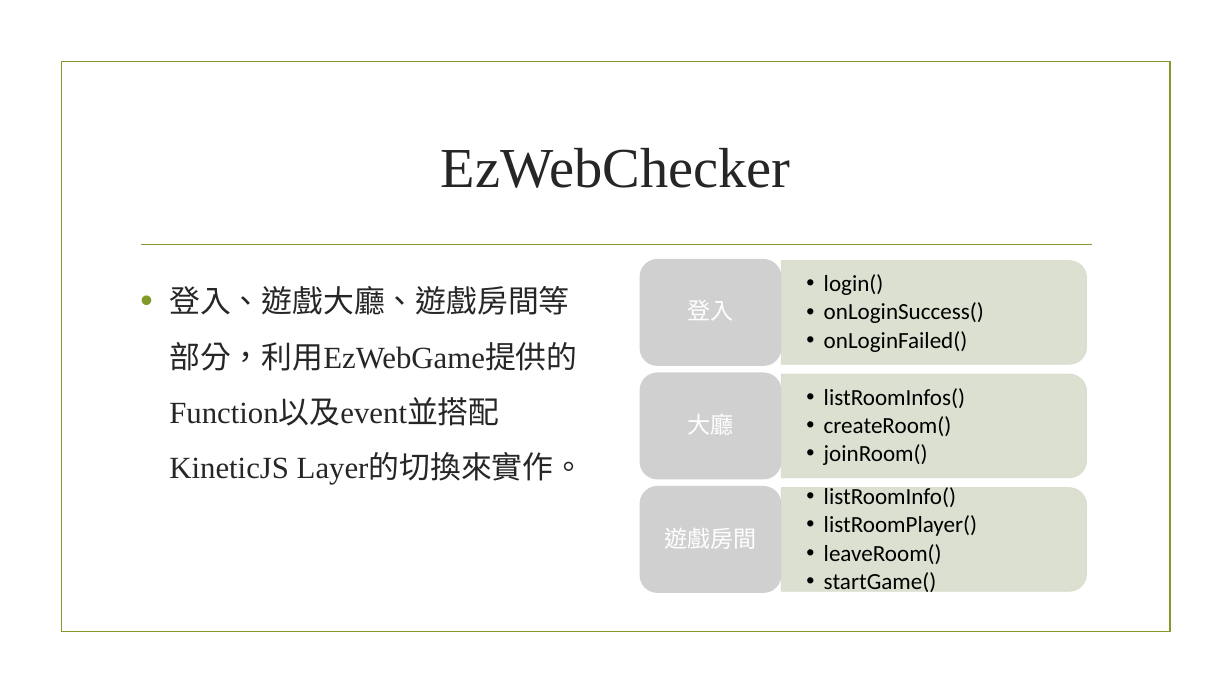
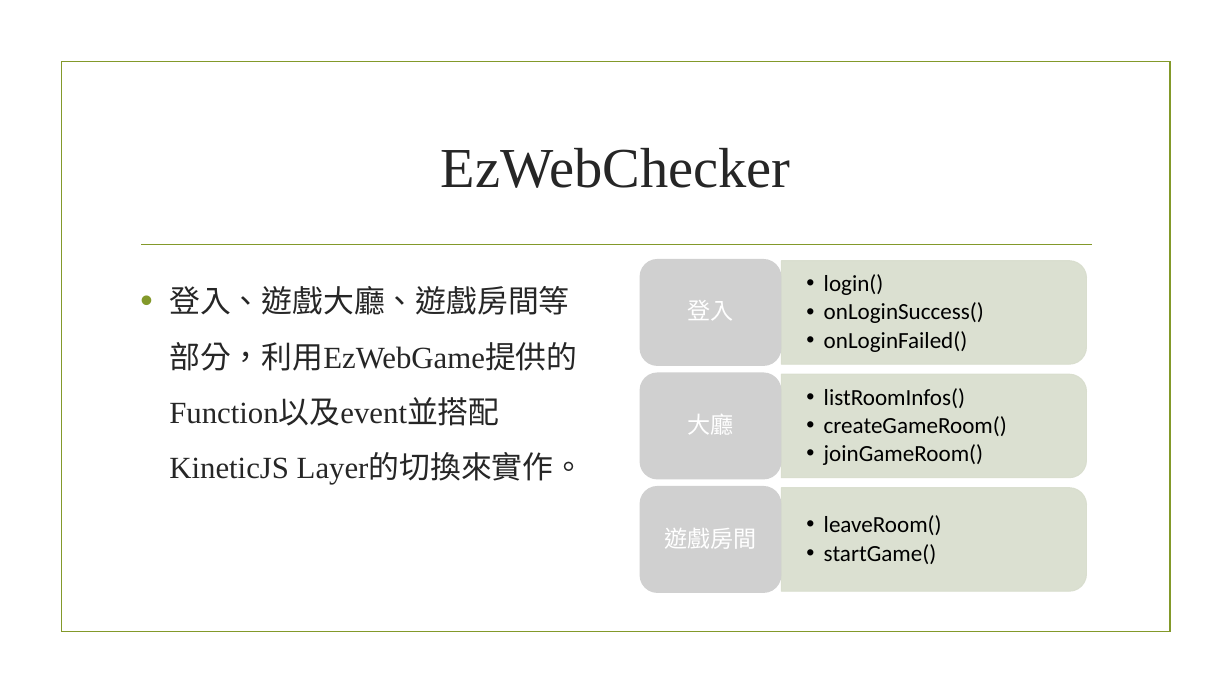
Before and after one commit to KemingChen/EzWebGame, a slide deck: slide 12 of documents/102-CSIE-S019_PPT_EzWebGame.pptx. Drawn at 1232x693 pixels with LibreOffice and Linux fonts; fonts in the diff are those of the drawing; grey boxes stand for pictures; background and template pictures are left out. Boxes give left, top, right and bottom in pixels: in the first picture for what was removed or moved away, otherwise in the second. Text is boxed around its words. In the diff, an @@ line names an element or a change of style, - is before the commit and + after.

```diff
--- a/documents/102-CSIE-S019_PPT_EzWebGame.pptx
+++ b/documents/102-CSIE-S019_PPT_EzWebGame.pptx
@@ text at box(824, 416, 1007, 465): text changed @@
-  •• createRoom()
-  •• joinRoom()
+  •• createGameRoom()
+  •• joinGameRoom()
@@ text at box(824, 484, 977, 536): paragraphs removed @@
-  •• listRoomInfo()
-  •• listRoomPlayer()
```
Also in this commit, not shown: 2 other slides changed, 3 other files.
